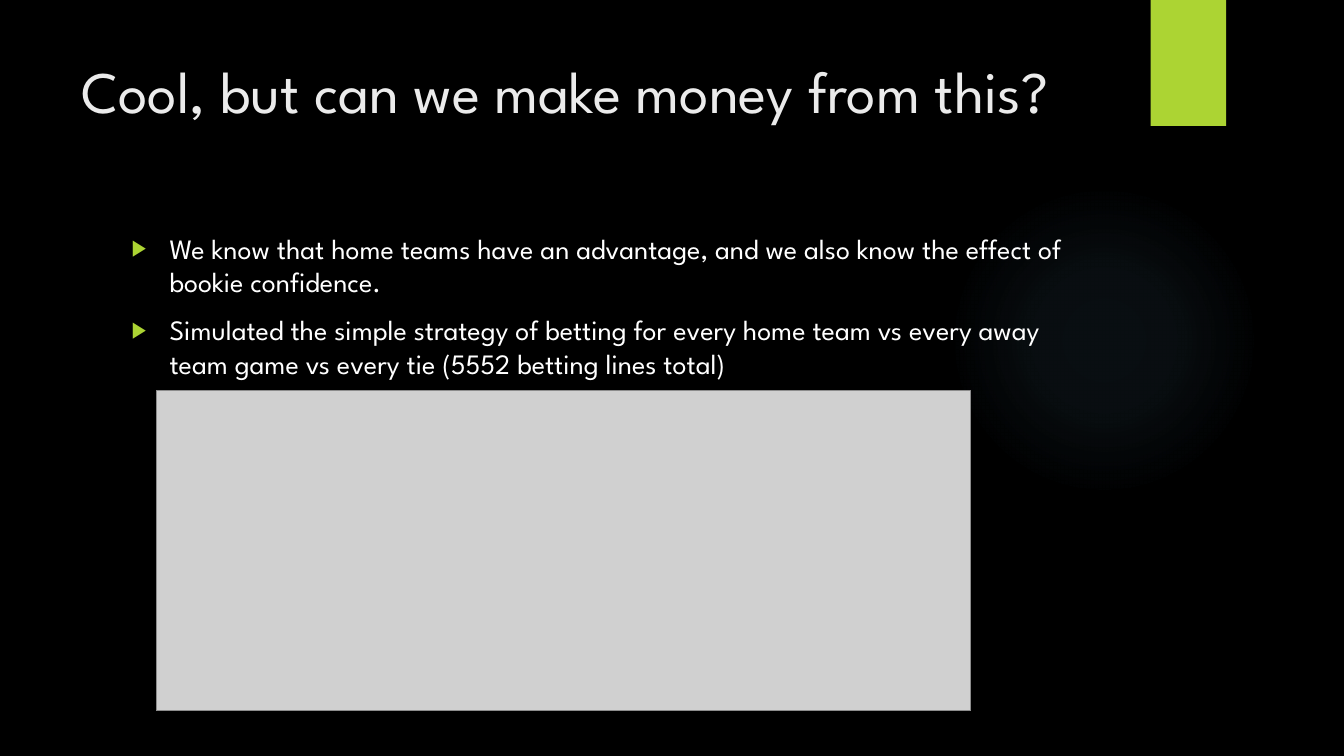
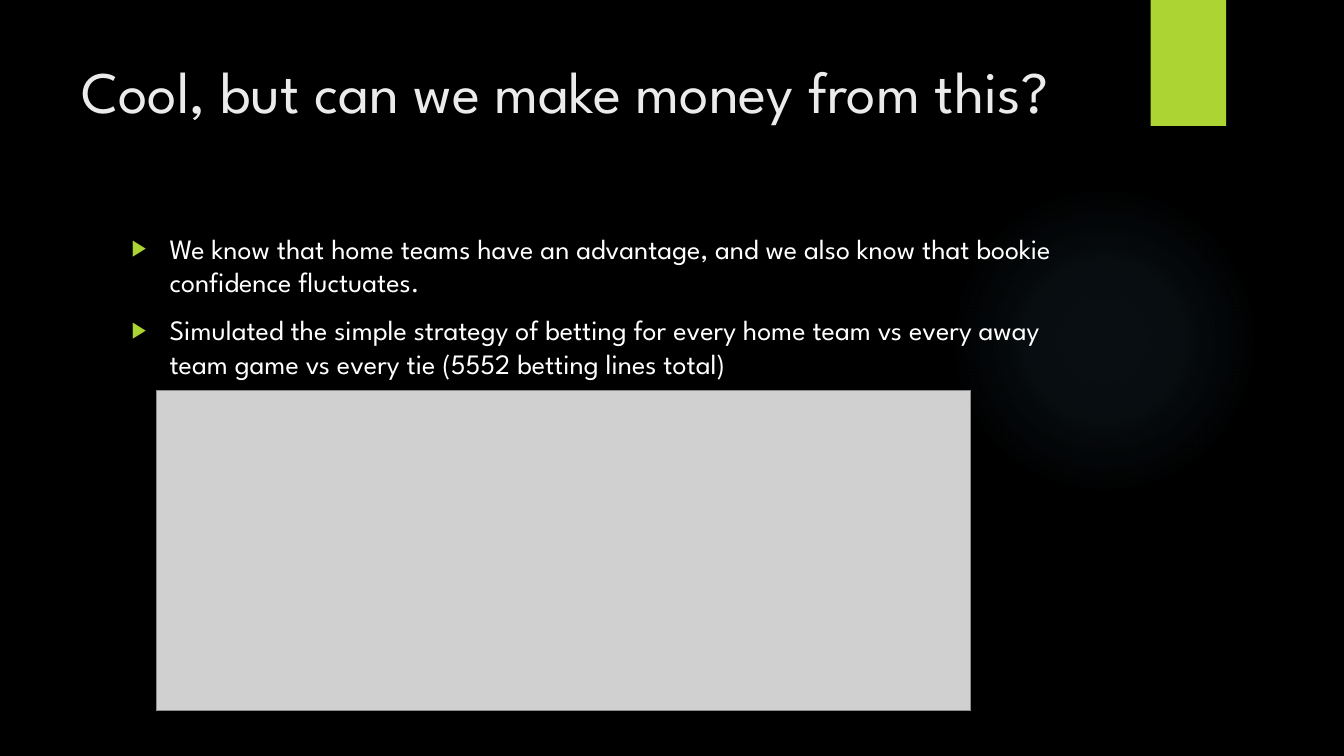
Before and after one commit to samerarbaji/project1, a slide deck: slide 10 of Cleansing/Project1/Sports Betting (3).pptx. Drawn at 1344x756 pixels with LibreOffice and Linux fonts; fonts in the diff are those of the drawing; grey boxes stand for pictures; background and template pictures are left out. Boxes give left, top, right and bottom in pixels: in the first picture for what was removed or moved away, otherwise in the second. Text is boxed around its words. In the diff, an @@ line names an element or a change of style, - is before the commit and + after.

```diff
--- a/Cleansing/Project1/Sports Betting (3).pptx
+++ b/Cleansing/Project1/Sports Betting (3).pptx
@@ text at <box>170,239,1051,293</box>: text changed @@
-▶ We know that home teams have an advantage, and we also know the effect of bookie confidence.
+▶ We know that home teams have an advantage, and we also know that bookie confidence fluctuates.
```
